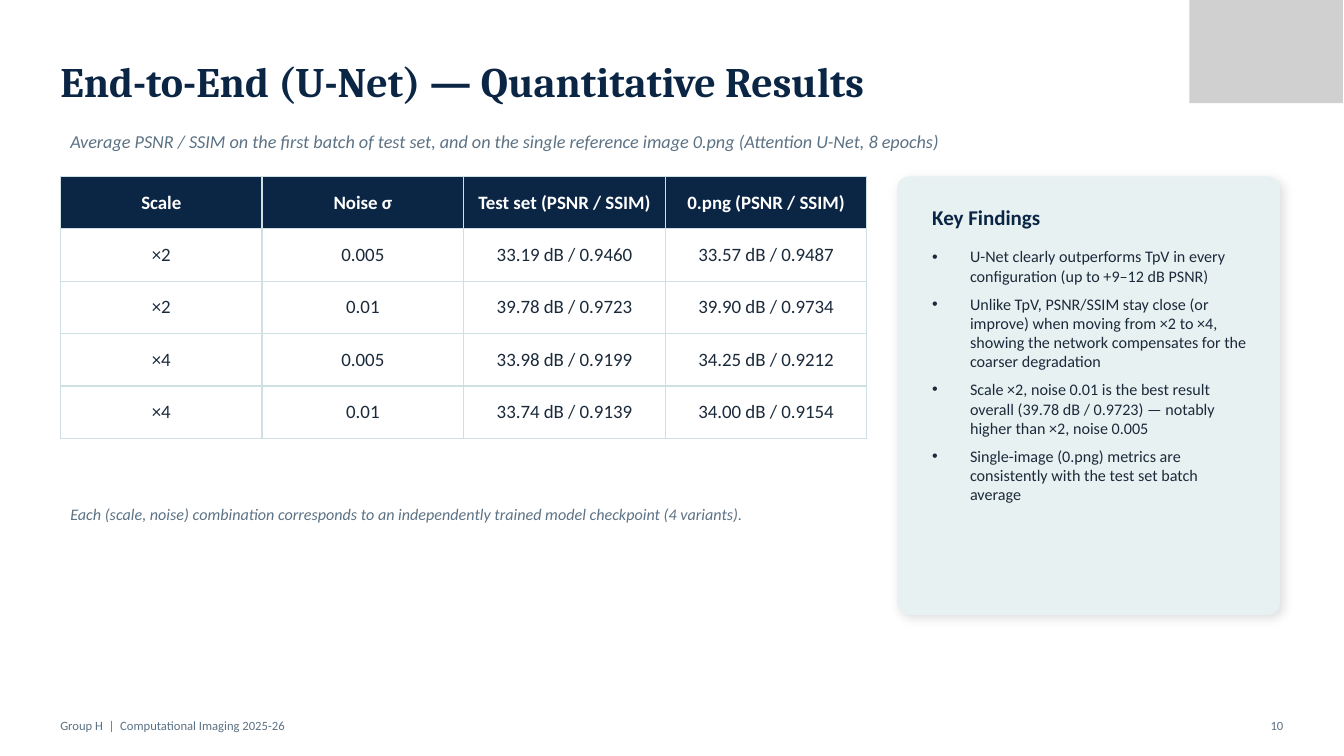
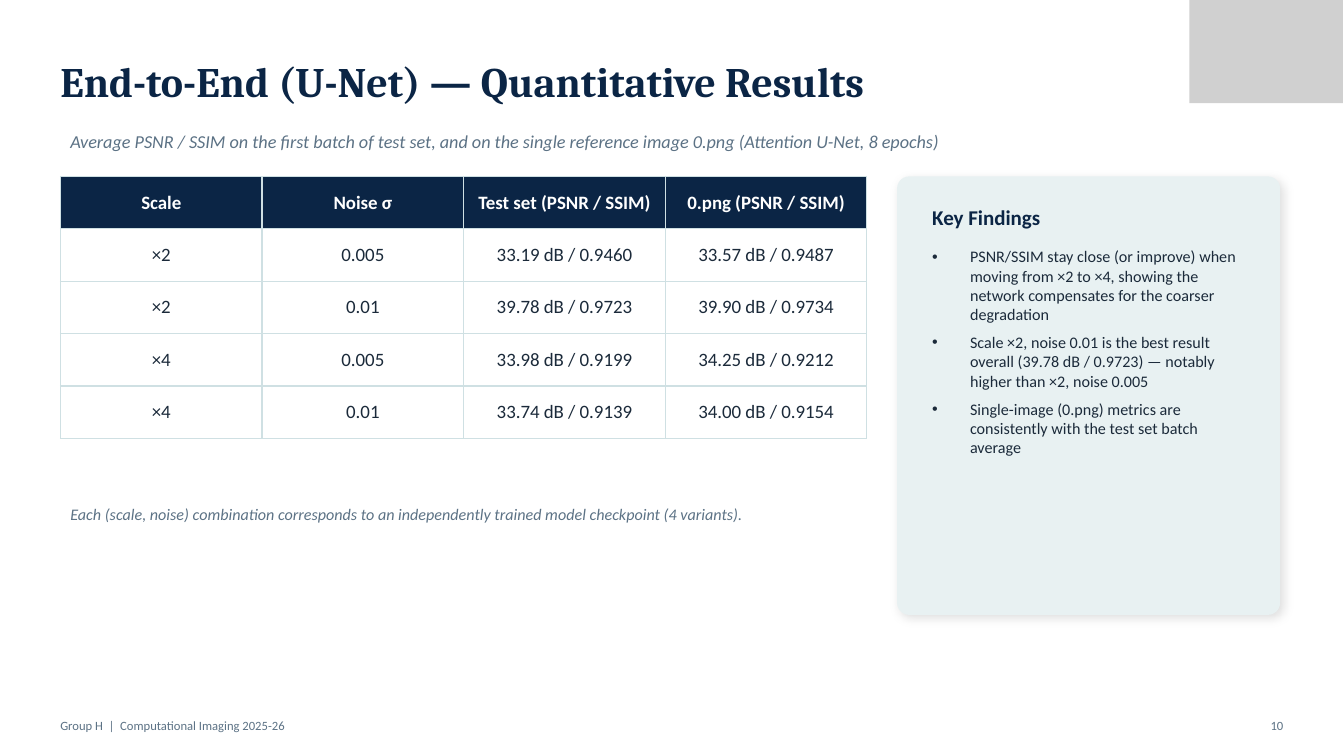
Before and after one commit to mattiaboffa22/Esame_Computational_Imaging, a slide deck: slide 8 of Presentazione.pptx. Drawn at 1344x756 pixels with LibreOffice and Linux fonts; fonts in the diff are those of the drawing; grey boxes stand for pictures. Boxes give left, top, right and bottom in pixels: in the first picture for what was removed or moved away, otherwise in the second. Text is boxed around its words. In the diff, an @@ line names an element or a change of style, - is before the commit and + after.

```diff
--- a/Presentazione.pptx
+++ b/Presentazione.pptx
@@ text at <box>970,250,1235,323</box>: text changed @@
-• U-Net clearly outperforms TpV in every configuration (up to +9–12 dB PSNR)
-• Unlike TpV, PSNR/SSIM stay close (or improve) when moving from ×2 to ×4, showing the network compensates for the coarser degradation
+• PSNR/SSIM stay close (or improve) when moving from ×2 to ×4, showing the network compensates for the coarser degradation
```
Also in this commit, not shown: 1 other slide changed.
